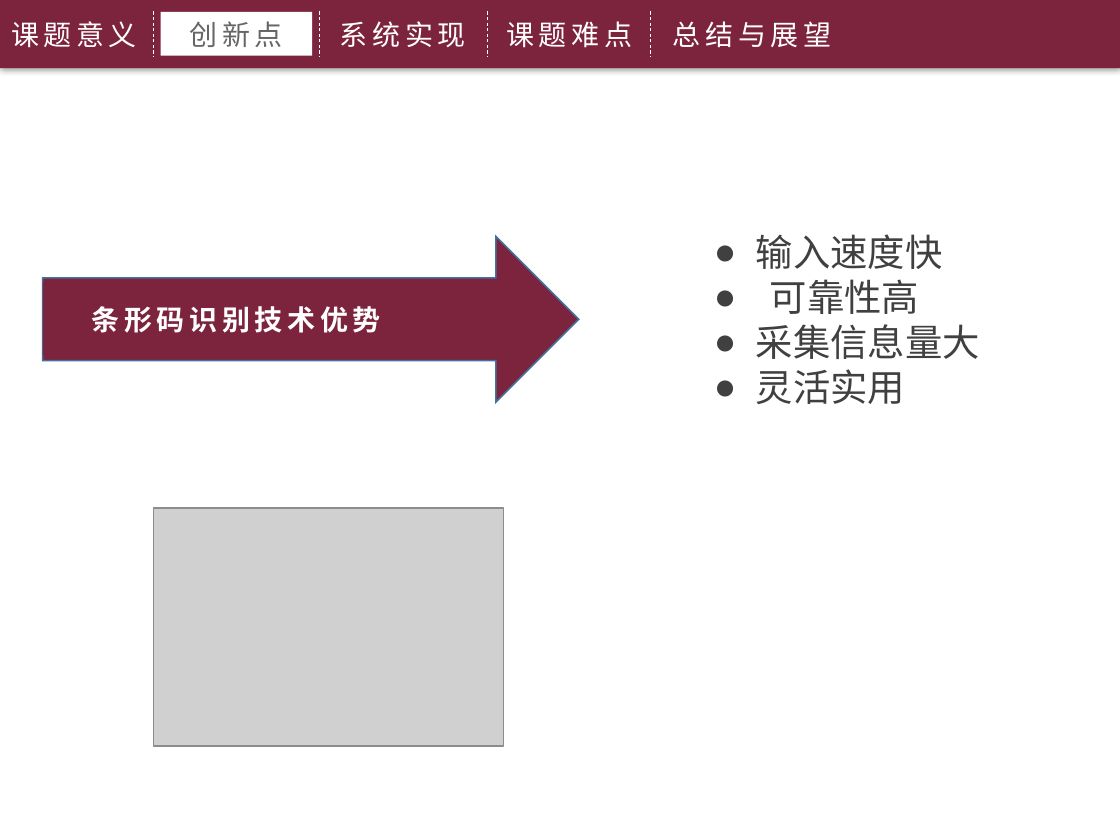
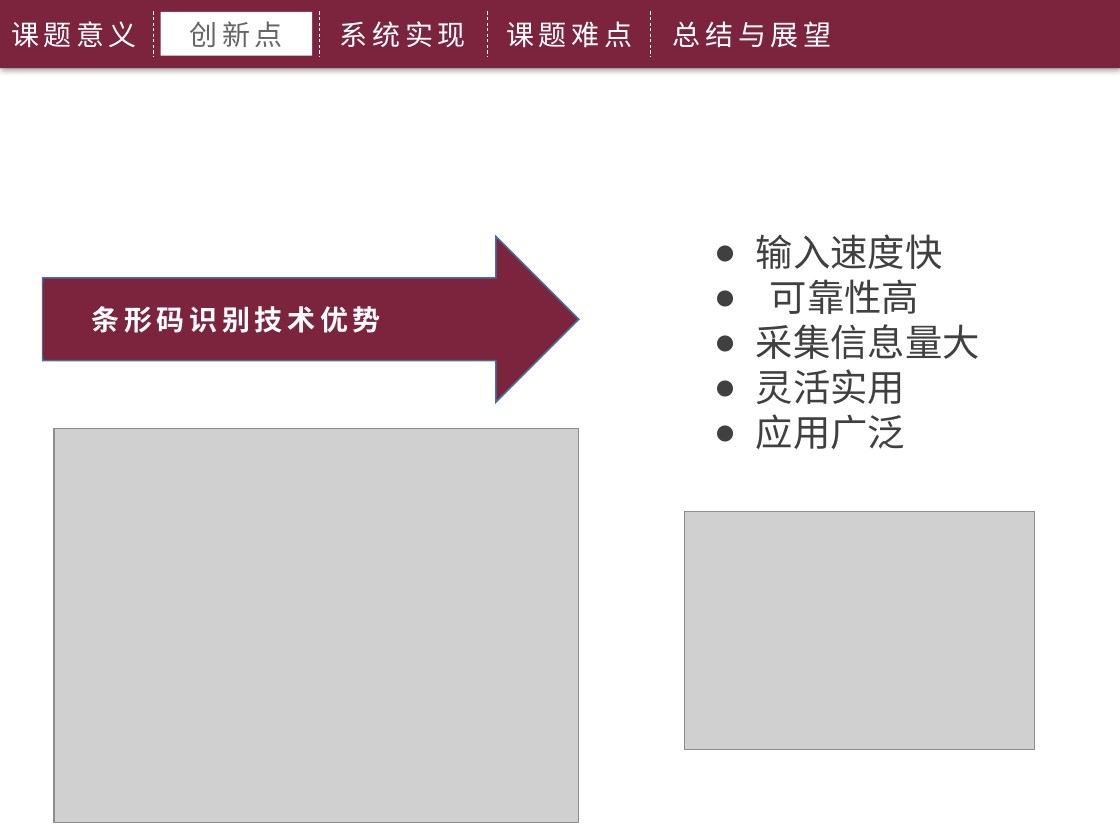
Before and after one commit to wangcherry/2016GraduationThesis, a slide deck: slide 7 of wangying/毕业答辩--王英.pptx. Drawn at 1120x840 pixels with LibreOffice and Linux fonts; fonts in the diff are those of the drawing; grey boxes stand for pictures; background and template pictures are left out. Boxes give left, top, right and bottom in pixels: in the first picture for what was removed or moved away, otherwise in the second. Text is boxed around its words. In the diff, an @@ line names an element or a change of style, - is before the commit and + after.

```diff
--- a/wangying/毕业答辩--王英.pptx
+++ b/wangying/毕业答辩--王英.pptx
@@ text at (756,414,905,449): paragraph added @@
+● 应用广泛
@@ picture added at (54,429,579,822) @@
@@ picture: place and size @@
-picture at (153,508,503,746)
+picture at (684,512,1034,749)
```
Also in this commit, not shown: 10 other slides changed, 5 other files.
